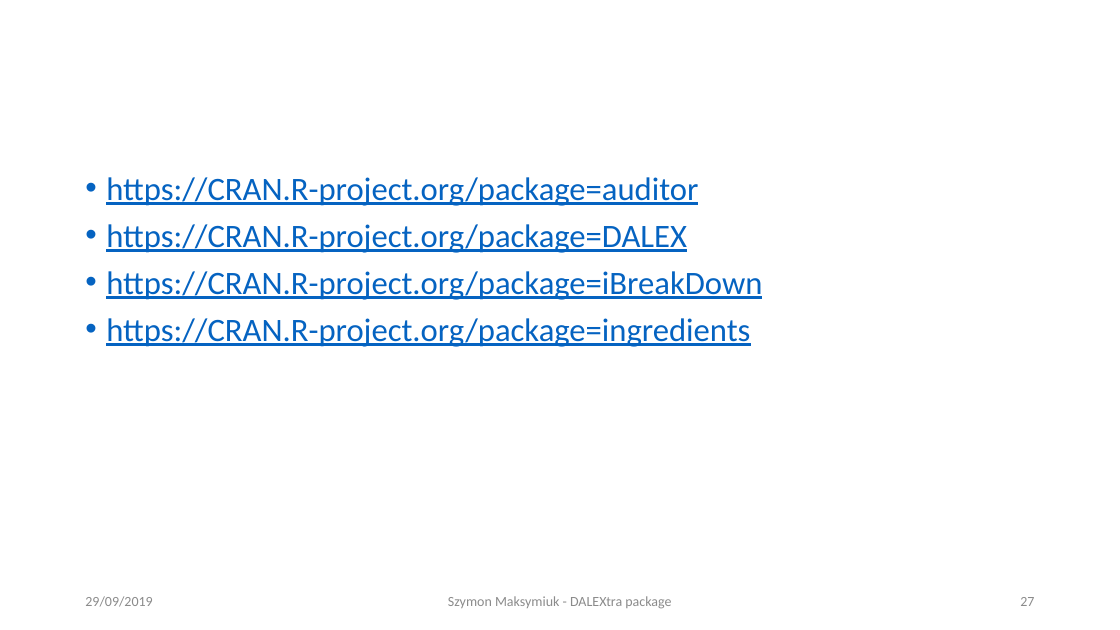
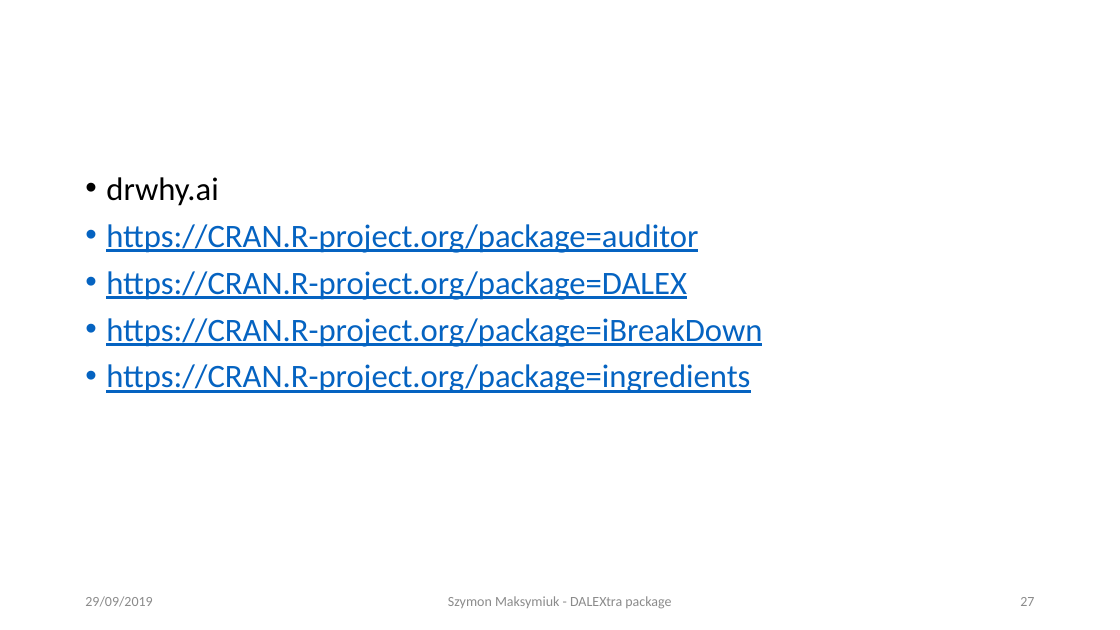
Before and after one commit to WhyR2019/presentations, a slide deck: slide 27 of XAI/Szymon Maksymiuk/Compare predictive models created in different languages with.pptx. Drawn at 1120x630 pixels with LibreOffice and Linux fonts; fonts in the diff are those of the drawing. Boxes give left, top, right and bottom in pixels: in the first picture for what was removed or moved away, otherwise in the second. Text is boxed around its words. In the diff, an @@ line names an element or a change of style, - is before the commit and + after.

```diff
--- a/XAI/Szymon Maksymiuk/Compare predictive models created in different languages with.pptx
+++ b/XAI/Szymon Maksymiuk/Compare predictive models created in different languages with.pptx
@@ text at (106,177,218,206): paragraph added @@
+• drwhy.ai
```
Also in this commit, not shown: 1 other slide changed, 1 other file.
